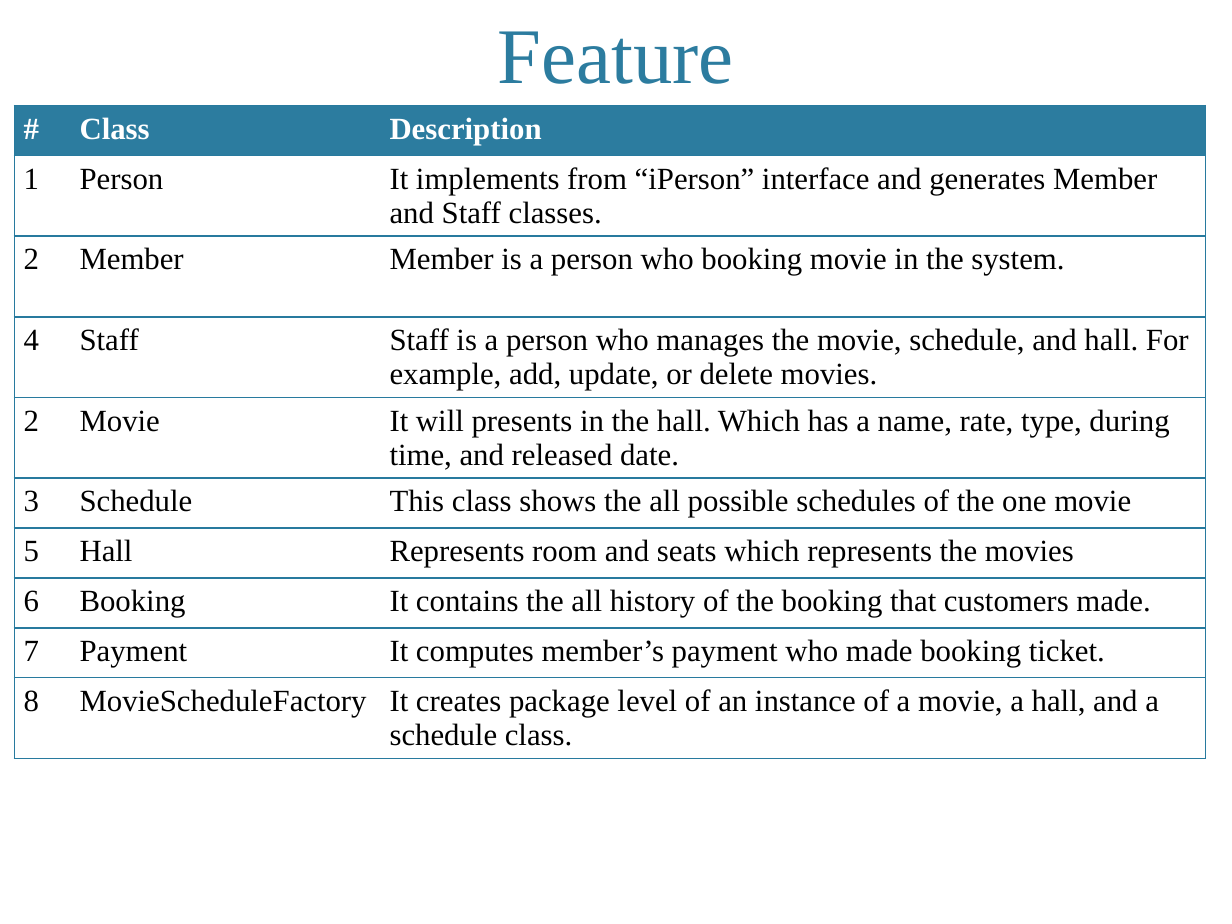
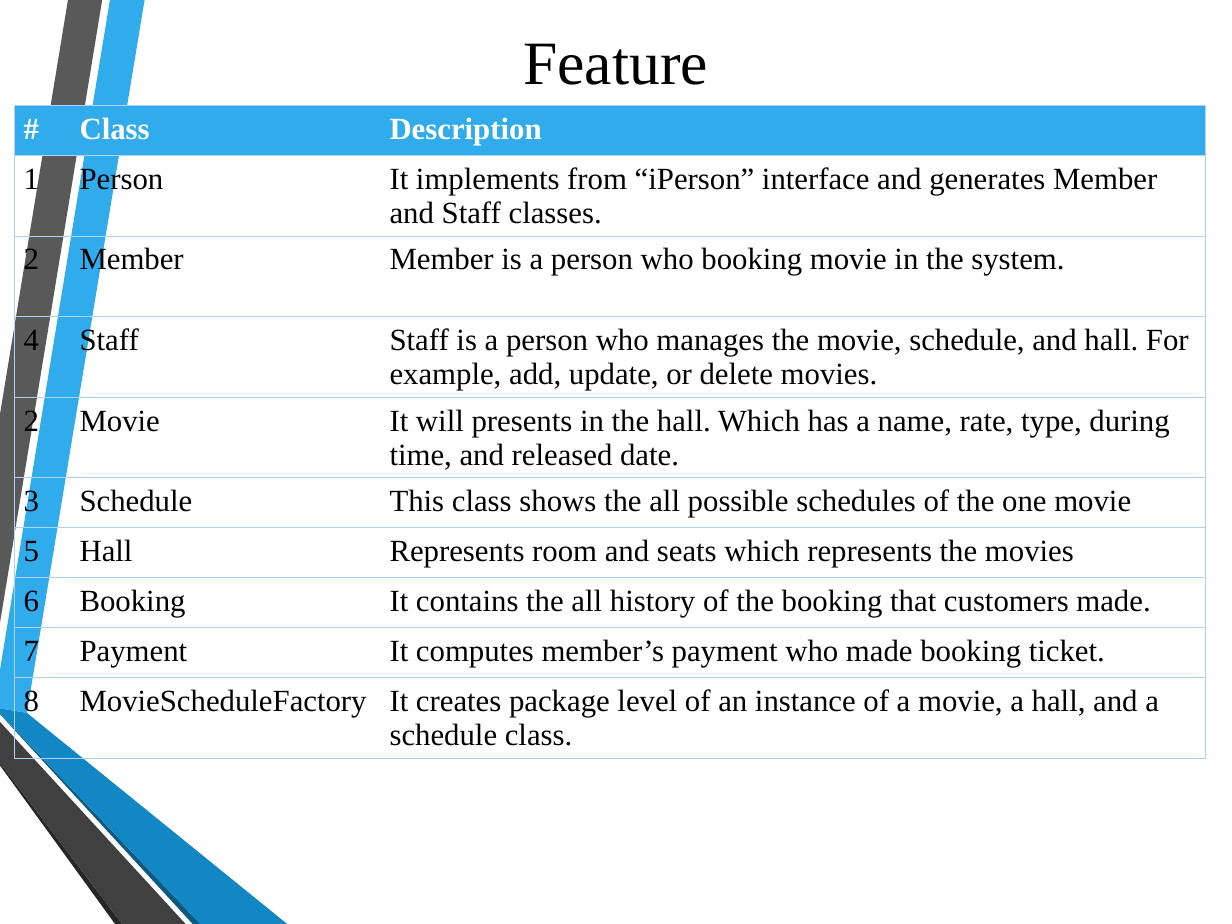
Before and after one commit to Purevdorj-Batgerel/MWA2018Nov, a slide deck: slide 4 of Document/CinemaBookingSystem_MPP.pptx. Drawn at 1232x924 pixels with LibreOffice and Linux fonts; fonts in the diff are those of the drawing; background and template pictures are left out. Boxes give left, top, right and bottom in pixels: in the first picture for what was removed or moved away, otherwise in the second. Text is boxed around its words. In the diff, an @@ line names an element or a change of style, - is before the commit and + after.

```diff
--- a/Document/CinemaBookingSystem_MPP.pptx
+++ b/Document/CinemaBookingSystem_MPP.pptx
@@ title "Feature" at [523,43,707,85]: size 46 to 36 pt, text colour #2C7C9F to #000000; vertical alignment bottom to middle @@
@@ table at [15,106,1206,787] @@
@@ borders changed @@
@@ group added at [0,0,287,924]: 6 freeform shapes @@
```
Also in this commit, not shown: 9 other slides changed, 1 slide added.
